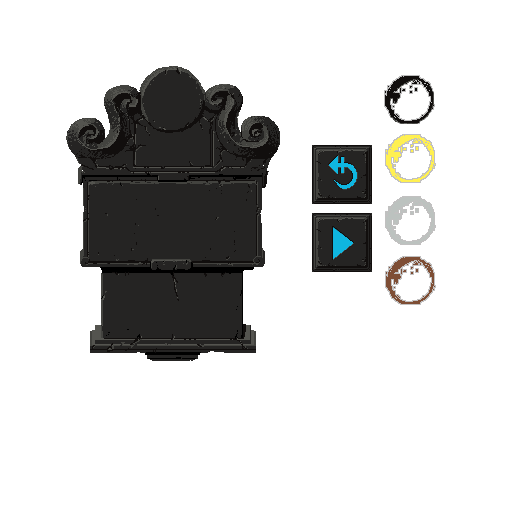
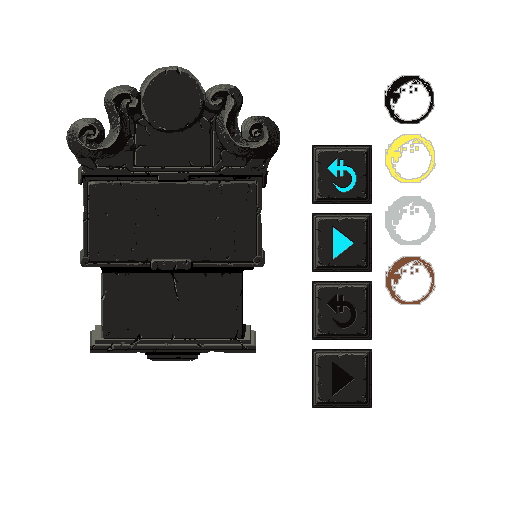
The second w=512, h=512 image is a revision of the first. Changes to its layers:
painted on "Layer 14" over 66, 66, 372, 408
